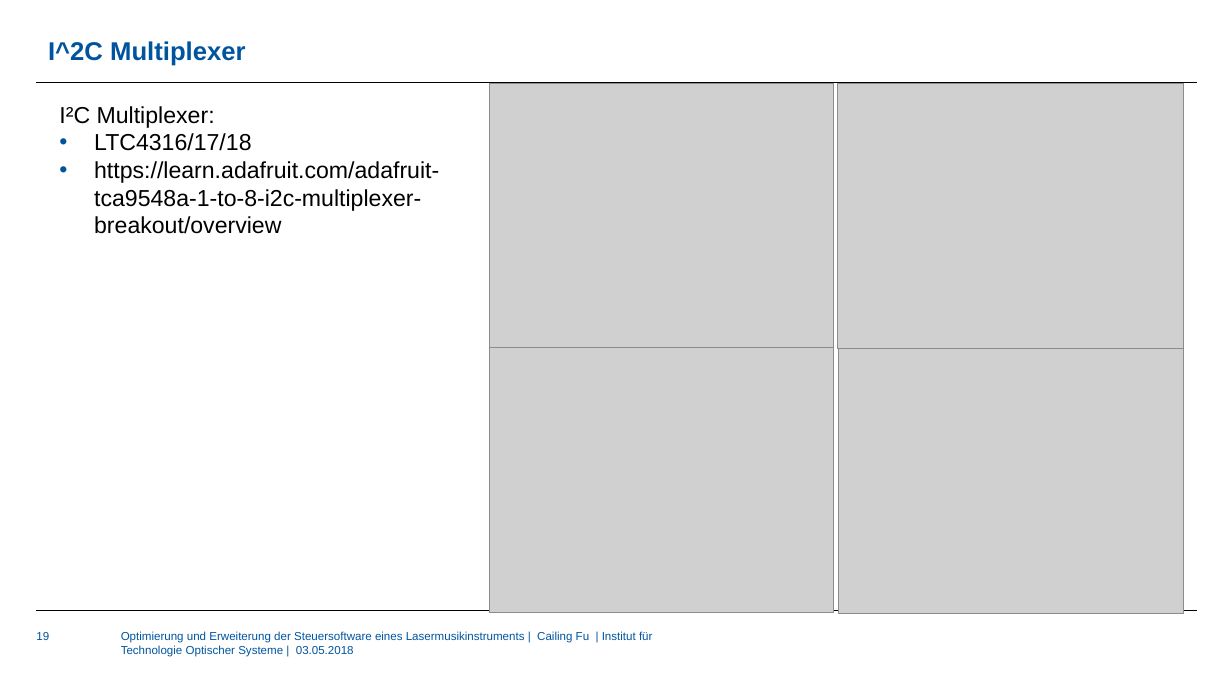
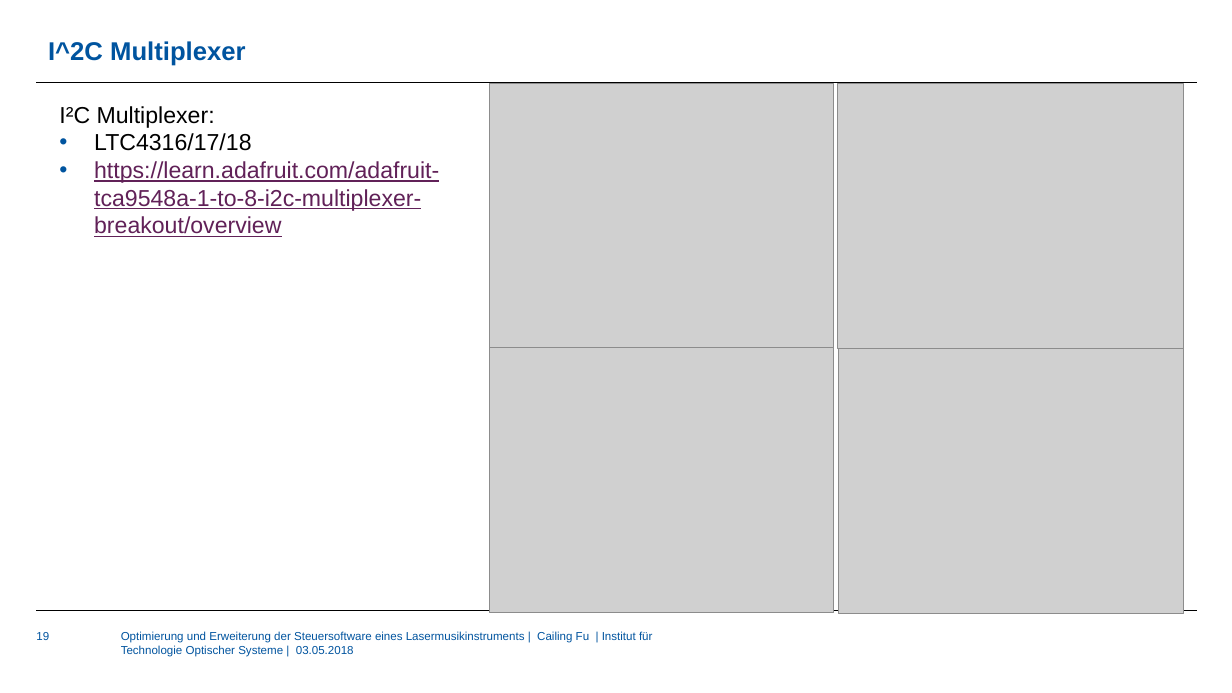
Before and after one commit to gniliac1/COSIMA-Laserstar, a slide deck: slide 19 of Wöchentliche Treffen/2018-05-17.pptx. Drawn at 1232x693 pixels with LibreOffice and Linux fonts; fonts in the diff are those of the drawing; grey boxes stand for pictures; background and template pictures are left out. Boxes give left, top, right and bottom in pixels: in the first picture for what was removed or moved away, otherwise in the second. Text is boxed around its words. In the diff, an @@ line names an element or a change of style, - is before the commit and + after.

```diff
--- a/Wöchentliche Treffen/2018-05-17.pptx
+++ b/Wöchentliche Treffen/2018-05-17.pptx
@@ text at bbox=[94, 161, 439, 237]: text colour #000000 to #612158, underline on in "https://learn.adafruit.com/adafruit-tca9548a-1-to-8-i2c-mult ..." @@
```
Also in this commit, not shown: 1 other slide changed.
